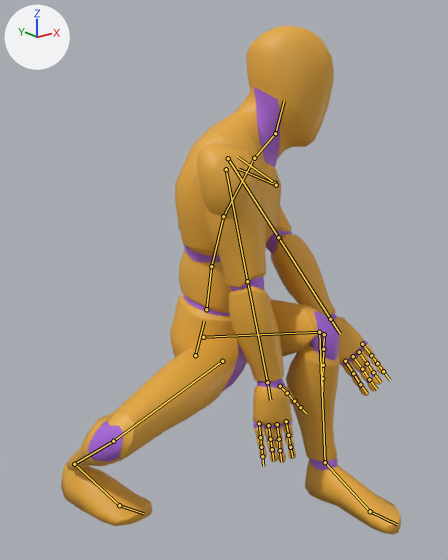
What one commit did to the glTF model assets/animations/otto_golpes.glb.
Camera for both pictures: a 50 mm lens placed at (-0.944, -1.258, 1.124), pointed at (0.001, -0.077, 0.652). The lights are fixed; the arrows at upper left show +X, +Y and +Z. The picture after the commit comes second. Both versions are drawn at frame 2 of the action 'Otto_Rasteira'; the numbers are the values there. The bones that change, and the others that lie on the model, are drawn over the model as lines.

Names of what the first picture shows: 'Mannequin'.
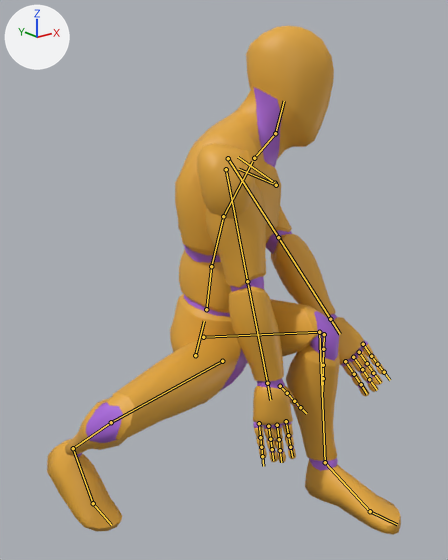
What differs and where, as boxes (x1, y1, x2, y2) in the pictures (448 x 560 px):
'Mannequin', posed: before (61, 26, 401, 534); after (47, 26, 401, 535)
bone 'thigh_r', root to tip: before (222, 361) to (113, 441); after (222, 361) to (111, 422)
bone 'calf_r', root to tip: before (113, 441) to (74, 464); after (111, 422) to (73, 448)
bone 'foot_r', root to tip: before (74, 464) to (119, 505); after (73, 448) to (93, 503)

What the commit changed:
Bone 'thigh_r' (bone_thigh_r) turns from (68, 26, 123) to (64, 21, 124) degrees about its own x, y and z.
Bone 'calf_r' (bone_calf_r) turns from (98, 0, 0) to (102, 0, 0) degrees about its own x, y and z.
Bone 'foot_r' (bone_foot_r) turns from (-16, -52, -93) to (28, -52, -101) degrees about its own x, y and z.
